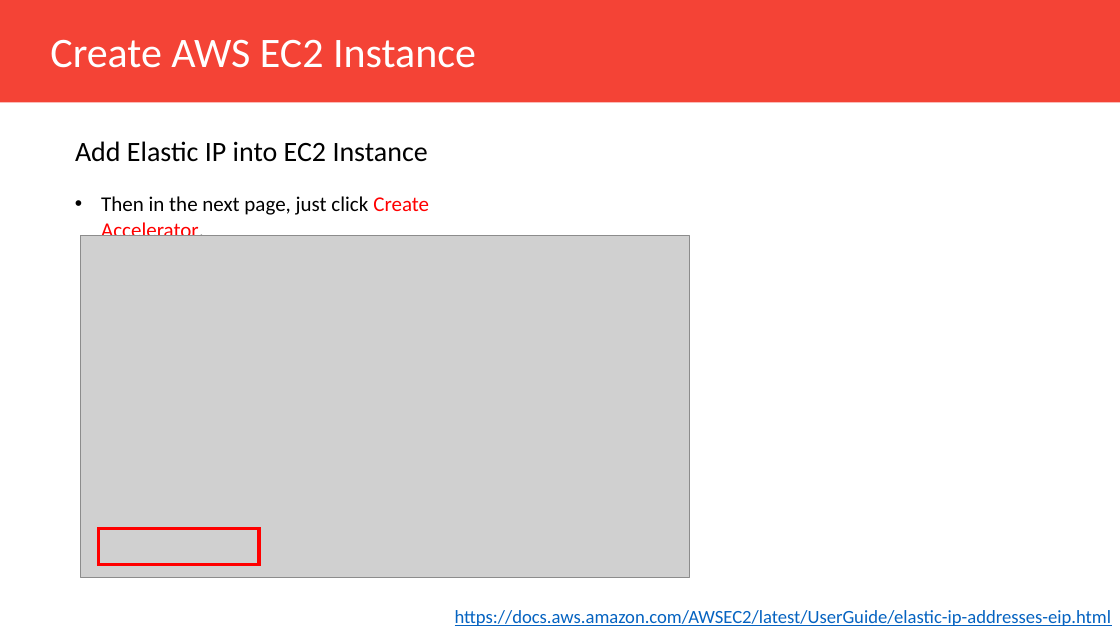
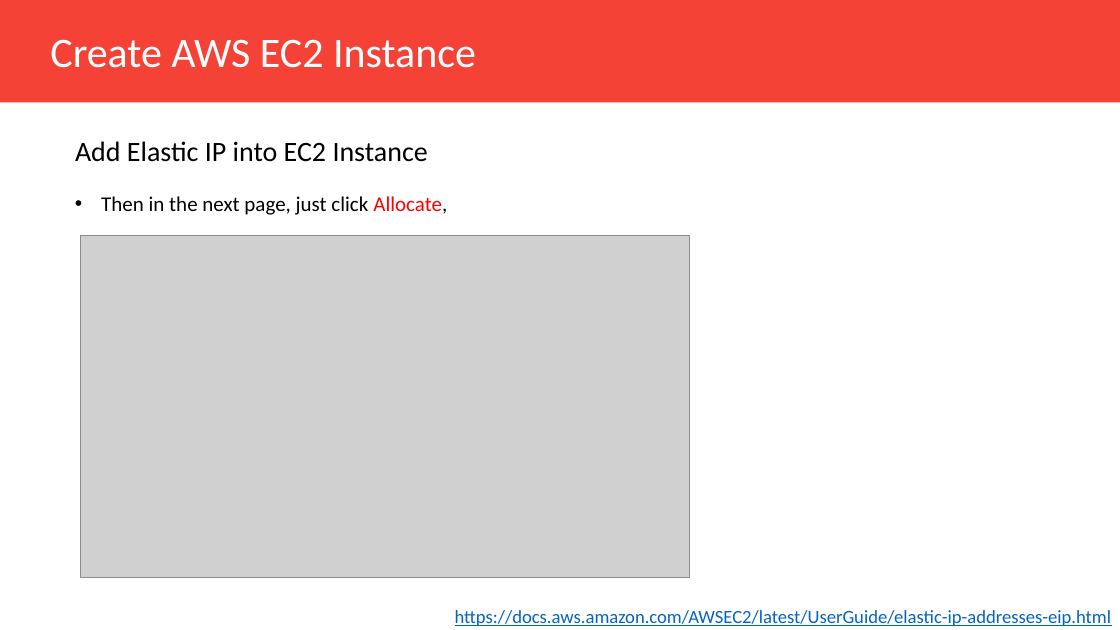
Before and after one commit to Muhammad-Yunus/Flask-Web-Development, a slide deck: slide 35 of pertemuan_9/Pertemuan_9.pptx. Drawn at 1120x630 pixels with LibreOffice and Linux fonts; fonts in the diff are those of the drawing; grey boxes stand for pictures. Boxes give left, top, right and bottom in pixels: in the first picture for what was removed or moved away, otherwise in the second. Text is boxed around its words. In the diff, an @@ line names an element or a change of style, - is before the commit and + after.

Commit message:
update

```diff
--- a/pertemuan_9/Pertemuan_9.pptx
+++ b/pertemuan_9/Pertemuan_9.pptx
@@ text at (101,196,447,215): text changed @@
-• Then in the next page, just click Create Accelerator,
+• Then in the next page, just click Allocate,
@@ rectangle removed at (98,528,259,565) @@
```
Also in this commit, not shown: 6 other slides changed.
